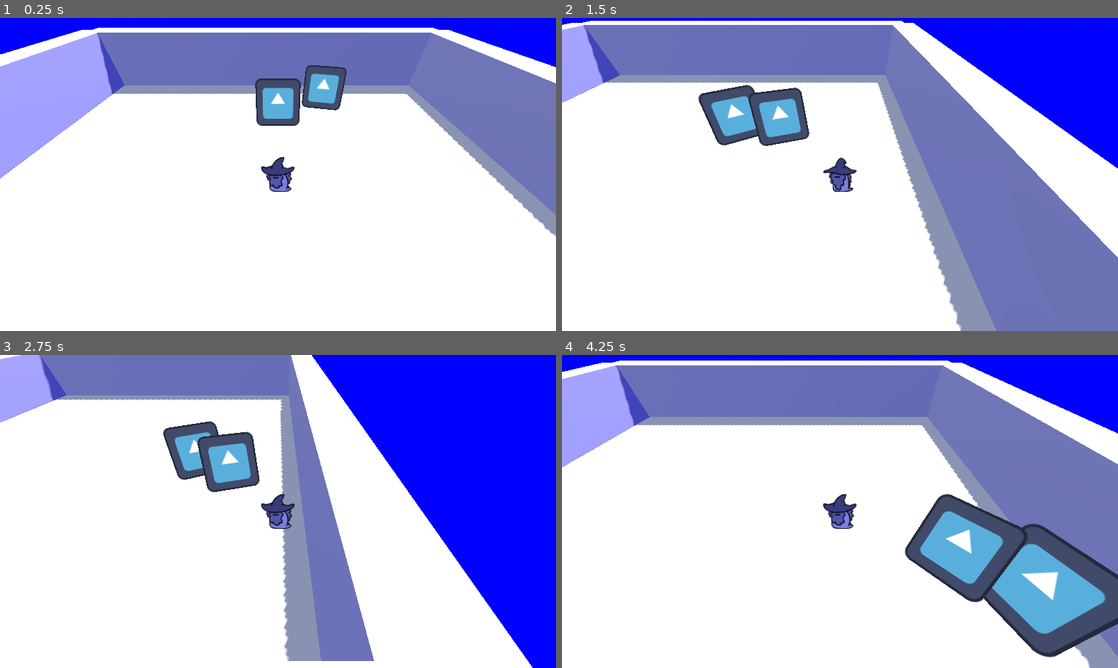
Above: before the commit, frames 1-4 (two rows, left to right).
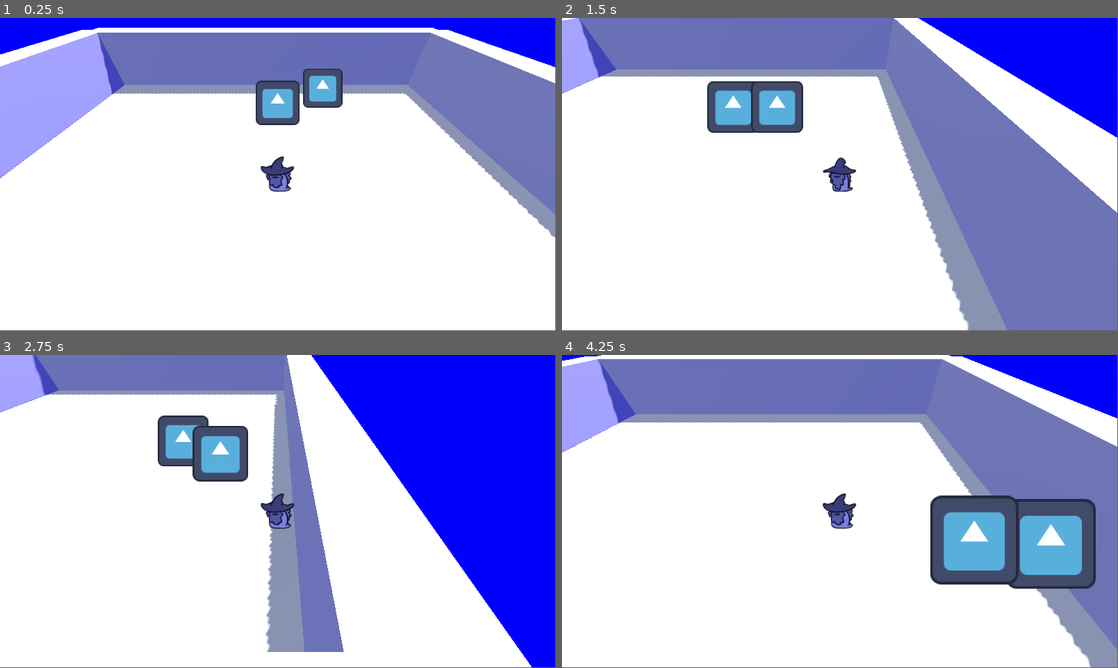
Above: after the commit, the same moments.

Repository: YhagoTomasini/GMTK_026
Game: Godot game, scene res://Scenes/world.tscn
Two runs of this game, one before a commit and one after it. Both use one fixed random seed, a clock stepped at 60 frames per second and the inputs below. The engine's default icon, where the game draws it, is replaced by a stand-in: a white triangle on a blue panel in a dark square.
Inputs:
- Up to frame 1 (0.25 s): no input
- Up to frame 2 (1.5 s): tap Enter (ui_accept) at 0.5, 0.77 s; hold Right (ui_right) 0.53-1.28 s; hold Down (ui_down) from 1.28 s (still down)
- Up to frame 3 (2.75 s): tap Enter (ui_accept) at 1.52 s; release Down (ui_down) at 2.03 s; hold Right (ui_right) from 2.03 s (still down)
- Up to frame 4 (4.25 s): release Right (ui_right) at 2.78 s; hold Up (ui_up) 2.78-3.53 s; tap Enter (ui_accept) at 3.02, 3.77 s; hold Left (ui_left) from 3.53 s (still down)
The window is 800x450 before the commit and 799x449 after it. Grey fills any space a smaller window leaves; there, only what the larger window draws over its background counts as a difference.

The runs differ from the first frame. In frame 1, 1.2% of the frame differs, in the area x 0-100%, y 0-71%; in frame 2, 14%; in frame 3, 11%; in frame 4, 18%, in the area x 0-100%, y 0-100%.

Commit message:
lookatcamera

Diff:
--- a/gmtk-026/Globals/Globals.gd
+++ b/gmtk-026/Globals/Globals.gd
@@ -1,11 +1,3 @@
 extends Node
 
-
-# Called when the node enters the scene tree for the first time.
-func _ready() -> void:
-	pass # Replace with function body.
-
-
-# Called every frame. 'delta' is the elapsed time since the previous frame.
-func _process(delta: float) -> void:
-	pass
+var playerRotation : Vector3
--- a/gmtk-026/Prefabs/player.tscn
+++ b/gmtk-026/Prefabs/player.tscn
@@ -47,7 +47,7 @@
 script = ExtResource("1_2nftw")
 
 [node name="CollisionShape3D" type="CollisionShape3D" parent="."]
-transform = Transform3D(1.25, 0, 0, 0, 1.25, 0, 0, 0, 1.25, 0, 0, 0)
+transform = Transform3D(0.745, 0, 0, 0, 0.745, 0, 0, 0, 0.745, 0, 0, 0)
 shape = SubResource("SphereShape3D_kln2b")
 debug_color = Color(0.9461712, 5.679429e-06, 0.5867409, 1)
 
--- a/gmtk-026/Scripts/Look_at_camera.gd
+++ b/gmtk-026/Scripts/Look_at_camera.gd
@@ -1,6 +1,17 @@
 extends AnimatedSprite3D
 
-func _process(_delta: float) -> void:
-	var cam := get_viewport().get_camera_3d()
-	if cam:
-		look_at(cam.global_position, Vector3.UP)
+func _ready() -> void:
+	pass
+	if get_parent().name == "player":
+		var cam := get_viewport().get_camera_3d()
+		if cam:
+			look_at(cam.global_position, Vector3.UP)
+			Globals.playerRotation = rotation
+	else:
+		await get_tree().create_timer(0.1).timeout
+		rotation = Globals.playerRotation
+
+#func _process(_delta: float) -> void:
+	#var cam := get_viewport().get_camera_3d()
+	#if cam:
+		#look_at(cam.global_position, Vector3.UP)
--- a/gmtk-026/project.godot
+++ b/gmtk-026/project.godot
@@ -17,16 +17,7 @@
 
 [autoload]
 
-MainCharacter="*res://Scripts/Main_character.gd"
-
-[display]
-
-window/size/viewport_width=1280
-window/size/viewport_height=720
-
-[global_group]
-
-enemies=""
+Globals="*res://Globals/Globals.gd"
 
 [input]
 
Not shown: 1 places in gmtk-026/Prefabs/player.tscn that only renumber resources
